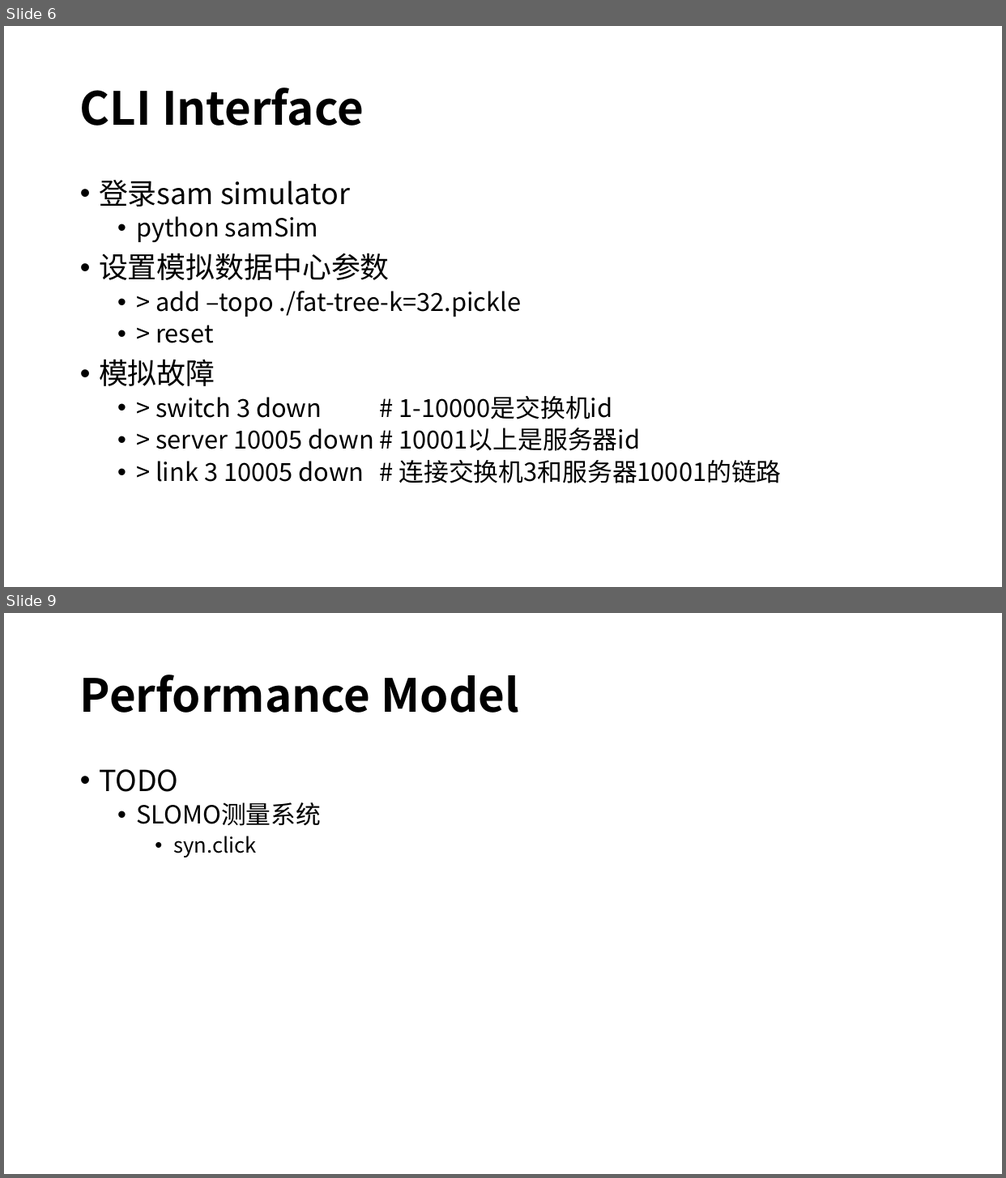
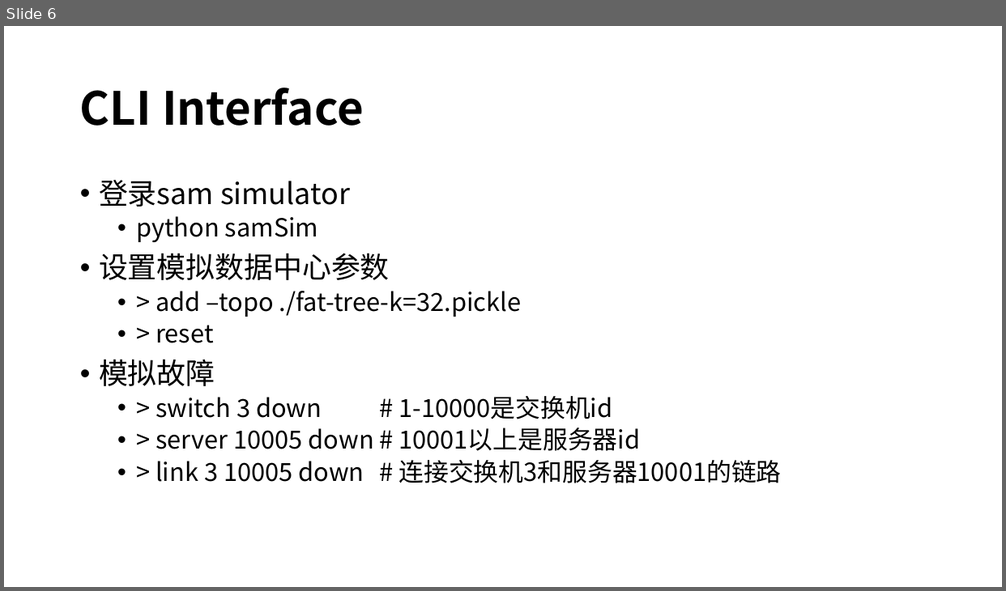
Before and after one commit to magaboomchen/SelfAdaptiveMano, a slide deck: doc/SoftwareDesign/Simulator/SimulatorDesign.pptx. Shown one above the other, each under a label of ours: slides 6 and 9 before the commit, slide 6 after it; the slides between them are not shown. The pictures are 1006x1178 and 1006x591 pixels, drawn with LibreOffice and Linux fonts; fonts in the diff are those of the drawing. Boxes give left, top, right and bottom in pixels: in the first picture for what was removed or moved away, otherwise in the second. Text is boxed around its words. In the diff, an @@ line names an element or a change of style, - is before the commit and + after.

```diff
--- a/doc/SoftwareDesign/Simulator/SimulatorDesign.pptx
+++ b/doc/SoftwareDesign/Simulator/SimulatorDesign.pptx
@@ slide 9 removed at box(4, 613, 1002, 1174), background #FFFFFF @@
@@ title removed at box(80, 675, 519, 713) @@
-Performance Model
@@ text removed at box(99, 769, 321, 858) @@
-• TODO
-  • SLOMO测量系统
-    • syn.click
```
Also in this commit, not shown: 2 slides changed, 1 other slide removed, 17 other files.
